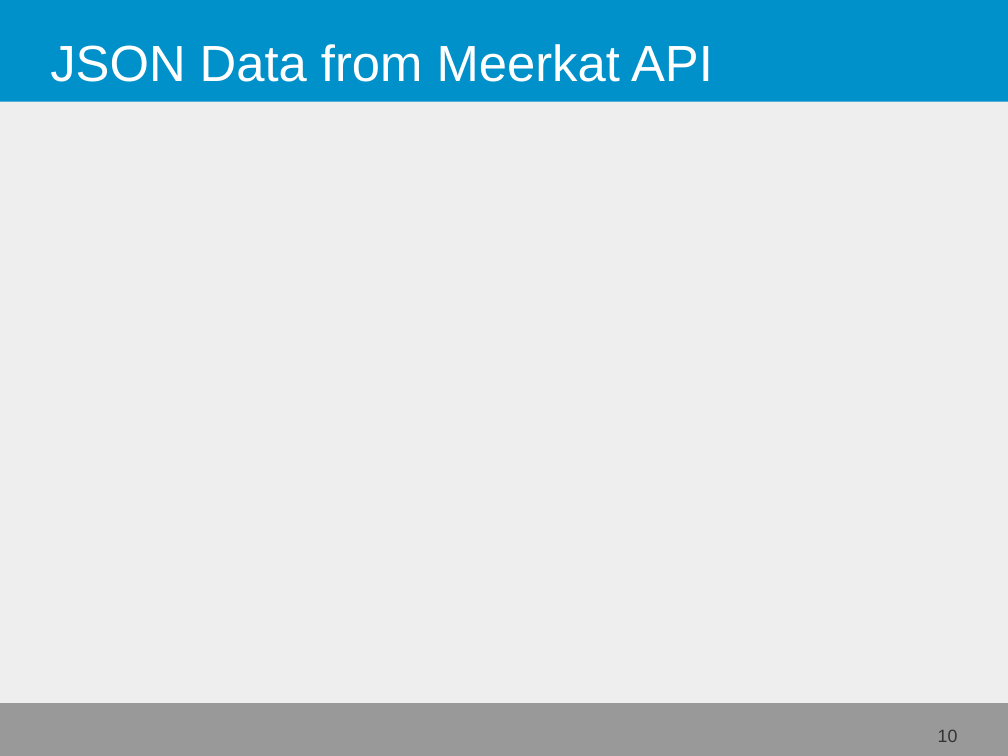
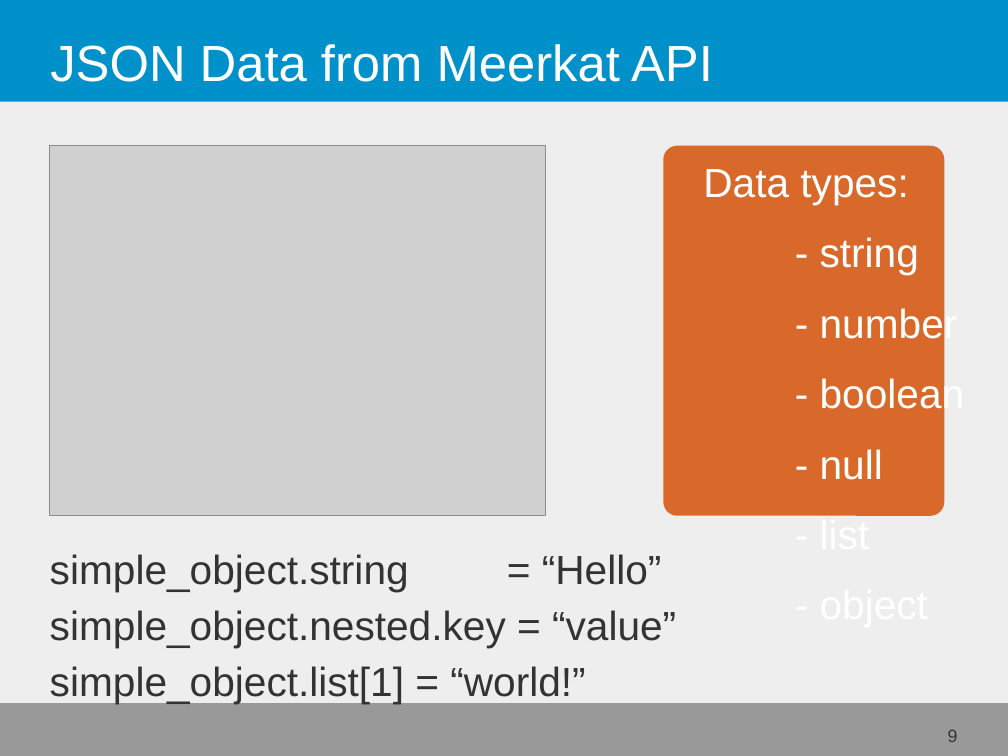
Before and after one commit to fjelltopp/training, a slide deck: slide 9 of javascript/javascript.odp (slide 10 before the commit). Drawn at 1008x756 pixels with LibreOffice and Linux fonts; fonts in the diff are those of the drawing; grey boxes stand for pictures. Boxes give left, top, right and bottom in pixels: in the first picture for what was removed or moved away, otherwise in the second. Text is boxed around its words. In the diff, an @@ line names an element or a change of style, - is before the commit and + after.

```diff
--- a/javascript/javascript.odp
+++ b/javascript/javascript.odp
@@ picture added at bbox=[49, 145, 546, 516] @@
@@ freeform shape added at bbox=[663, 145, 944, 516], fill #D9692A @@
@@ text added at bbox=[703, 169, 965, 558], 32 pt, text #FFFFFF @@
+Data types:
+- string
+- number
+- boolean
+- null
+- list
+- object
@@ text added at bbox=[50, 554, 676, 704], 32 pt, text #333333 @@
+simple_object.string = “Hello”
+simple_object.nested.key = “value”
+simple_object.list[1] = “world!”
@@ page number at bbox=[948, 730, 958, 742]: text changed @@
-10
+9
```
Also in this commit, not shown: 4 other slides changed, 3 slides added, 3 slides removed.
